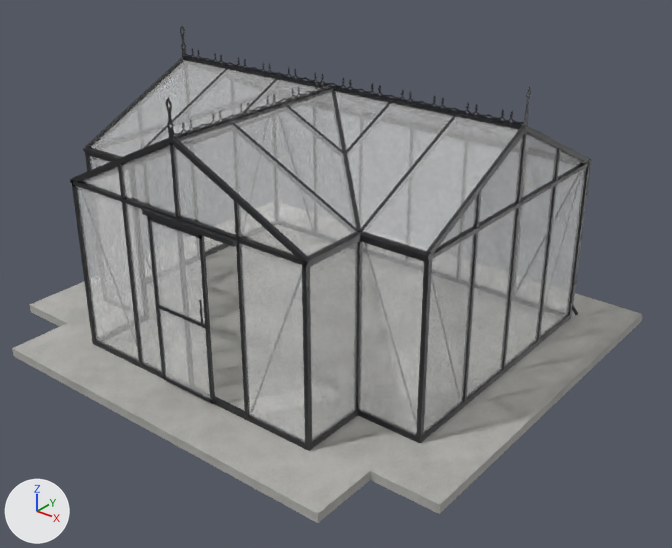
The glTF model models/scandiglas/sg-t178-decor.glb, before and after one commit.
Before and after are seen from a camera (50 mm lens) standing at (6.16, -4.72, 5.22) and looking at (0.42, 2.46, 0.77). The axes (+X, +Y, +Z) are drawn at lower left. The lights are the same throughout. The first picture is the older version. Vertices at exactly the same position are counted once.

Script lines for the objects in view, before the commit:
```python
me_scandiglas = bpy.data.meshes.new('scandiglas')
me_scandiglas.from_pydata(...)  # 27540 vertices, 53556 faces; spans x -2.93..2.93, y 0.0..5.11, z -0.1..3.05
# faces by material slot: [164, 51136, 1424, 832]
me_scandiglas.materials.append(mat_concrete)  # picture img_concrete
me_scandiglas.materials.append(mat_powder)
me_scandiglas.materials.append(mat_glass)  # white #fdfefd
me_scandiglas.materials.append(mat_glass_roof)  # white #f3f5f3
ob_scandiglas_t178_decor = bpy.data.objects.new('scandiglas-t178-decor', me_scandiglas)
ob_scandiglas_t178_decor.location = (0.0, 0.0, 0.0)
```
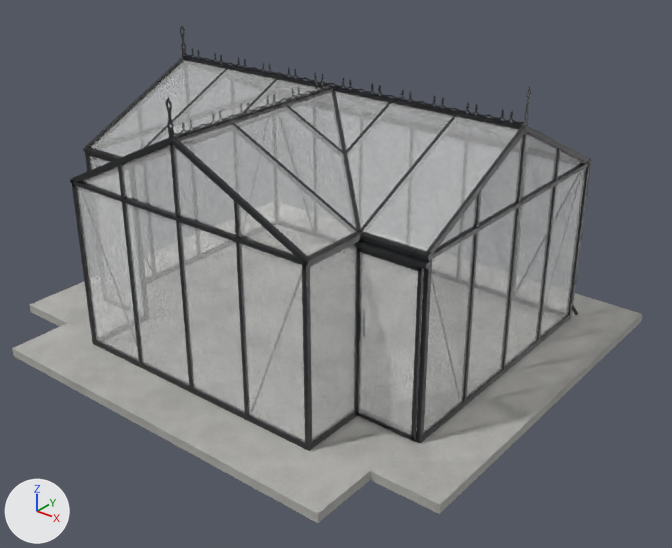
Changed parts and their boxes (x1, y1, x2, y2) in the pictures (672 x 548 px; the box of a moved part takes in the faces that stretch with it):
part 1 of me_scandiglas, moved or reshaped (not visible before): after (359, 312, 361, 339)
part 2 of me_scandiglas, moved or reshaped (not visible afterwards): before (199, 299, 203, 326)
part 3 of me_scandiglas, moved or reshaped (not visible before): after (354, 240, 430, 270)
part 4 of me_scandiglas, moved or reshaped (not visible afterwards): before (142, 208, 238, 247)
part 5 of me_scandiglas, moved or reshaped: before (359, 242, 424, 435); after (359, 253, 418, 435)
part 6 of me_scandiglas, moved or reshaped: before (151, 221, 210, 398); after (180, 223, 245, 412)
part 7 of me_scandiglas, added: after (355, 248, 424, 441)
part 8 of me_scandiglas, deleted: before (147, 216, 215, 404)
part 9 of me_scandiglas, deleted: before (158, 305, 210, 329)

The change, as a list of edits to the scene's bpy script:
```text
Change me_scandiglas:
    used by ob_scandiglas_t178_decor; location = (0.0, 0.0, 0.0)
    remove me_scandiglas.from_pydata(...)  # 27540 vertices, 53556 faces; spans x -2.93..2.93, y 0.0..5.11, z -0.1..3.05
    add me_scandiglas.from_pydata(...)  # 27492 vertices, 53469 faces; spans x -2.93..2.93, y 0.0..5.11, z -0.1..3.05
    me_scandiglas part 1: the loose piece of 24 vertices spanning x 0.29..0.3, y 0.62..0.63, z 0.9..1.18 is moved by (1.33, 0.68, 0.0)
    me_scandiglas part 2: the loose piece of 24 vertices spanning x 0.29..0.3, y 0.56..0.57, z 0.9..1.18 is moved by (1.33, 0.8, 0.0)
    me_scandiglas part 3: the loose piece of 24 vertices spanning x 0.02..0.76, y 0.62..0.66, z 1.85..1.89 is scaled about its middle by (-1.04, 1.5, -1.25), then moved by (1.54, 0.69, -0.02)
    me_scandiglas part 4: the loose piece of 24 vertices spanning x -0.43..0.78, y 0.57..0.63, z 1.86..1.91 is scaled about its middle by (-0.575, 0.667, -0.8), then moved by (1.74, 0.78, -0.05)
    me_scandiglas part 5: the loose piece of 24 vertices spanning x 1.57..2.26, y 1.37..1.38, z 0.06..1.89 is scaled about its middle by (0.904, 1, 0.936), then moved by (0.0, -0.04, -0.05)
    me_scandiglas part 6: the loose piece of 24 vertices spanning x -0.35..0.32, y 0.6, z 0.07..1.81 is scaled about its middle by (1.11, 1, 1.04), then moved by (0.4, 0.04, 0.03)
    me_scandiglas part 7: a new loose piece of 70 vertices spanning x 1.57..2.26, y 1.32..1.35, z 0.03..1.81, in mat_powder
    me_scandiglas part 8: the loose piece of 70 vertices spanning x -0.38..0.36, y 0.58..0.61, z 0.03..1.85 is deleted
    me_scandiglas part 9: the loose piece of 24 vertices spanning x -0.38..0.36, y 0.58..0.61, z 0.87..0.9 is deleted
    other edits to the shape of me_scandiglas do not show in these pictures
```
